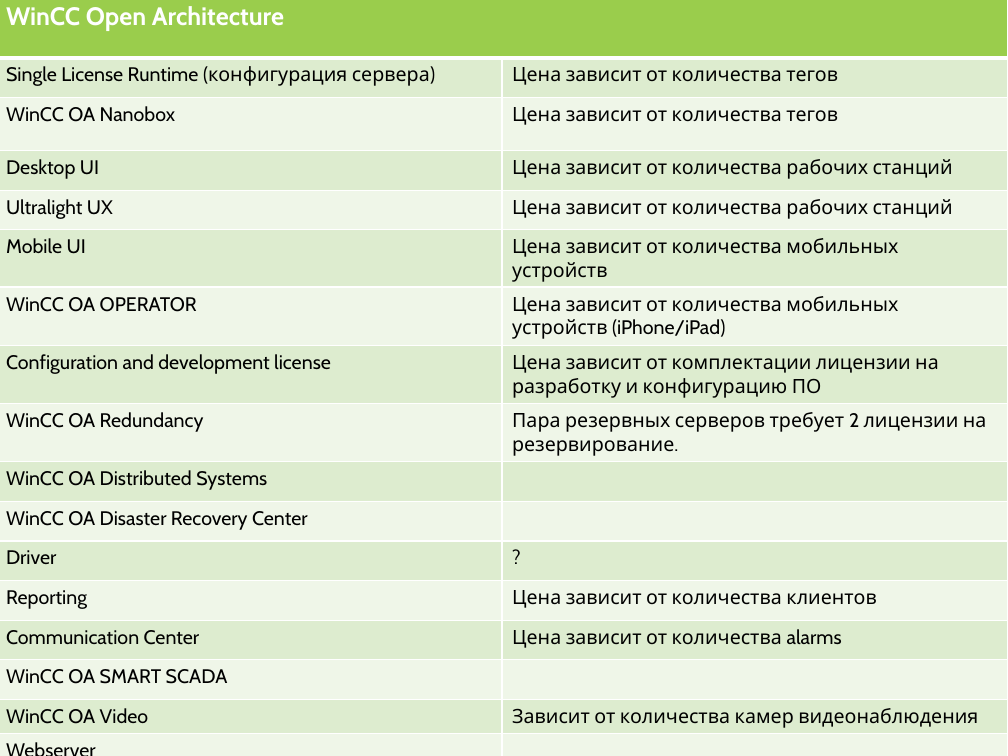
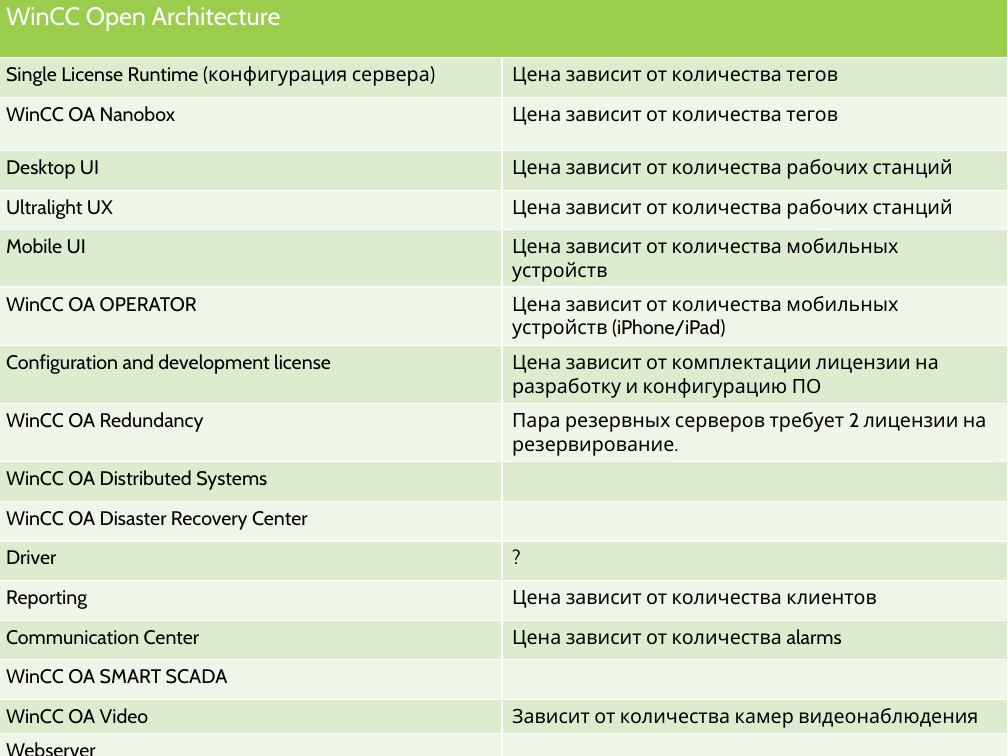
Before and after one commit to tyunegov/Presentation_ASUTP, a slide deck: slide 9 of итоговая.pptx (slide 26 before the commit). Drawn at 1008x756 pixels with LibreOffice and Linux fonts; fonts in the diff are those of the drawing; background and template pictures are left out. Boxes give left, top, right and bottom in pixels: in the first picture for what was removed or moved away, otherwise in the second. Text is boxed around its words. In the diff, an @@ line names an element or a change of style, - is before the commit and + after.

Commit message:
06022020

```diff
--- a/итоговая.pptx
+++ b/итоговая.pptx
@@ table at [0,0,1008,756] @@
@@ bold off in "WinCC Open Architecture" @@
```
Also in this commit, not shown: 2 other slides changed, 1 slide added, 18 slides removed.
